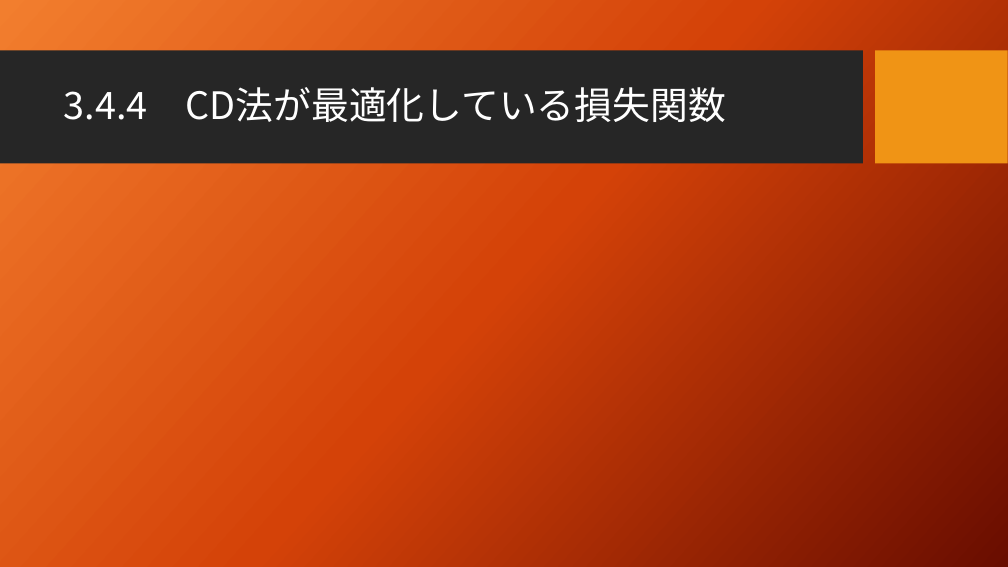
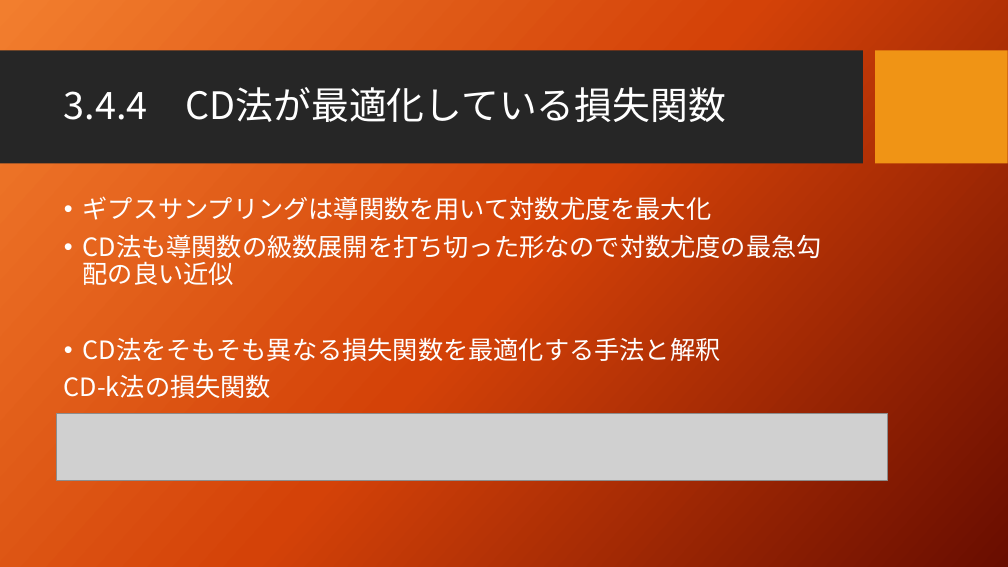
Before and after one commit to seigenji/deep_learning, a slide deck: slide 8 of deep_learning3.4.pptx. Drawn at 1008x567 pixels with LibreOffice and Linux fonts; fonts in the diff are those of the drawing; grey boxes stand for pictures; background and template pictures are left out. Boxes give left, top, right and bottom in pixels: in the first picture for what was removed or moved away, otherwise in the second. Text is boxed around its words. In the diff, an @@ line names an element or a change of style, - is before the commit and + after.

Commit message:
3.4.5

```diff
--- a/deep_learning3.4.pptx
+++ b/deep_learning3.4.pptx
@@ text added at (64, 196, 721, 398), 24 pt, text #FFFFFF @@
+• ギプスサンプリングは導関数を用いて対数尤度を最大化
+• CD法も導関数の級数展開を打ち切った形なので対数尤度の最急勾配の良い近似
+• CD法をそもそも異なる損失関数を最適化する手法と解釈
+CD-k法の損失関数
@@ picture added at (56, 414, 888, 480) @@
```
Also in this commit, not shown: 1 other slide changed.
